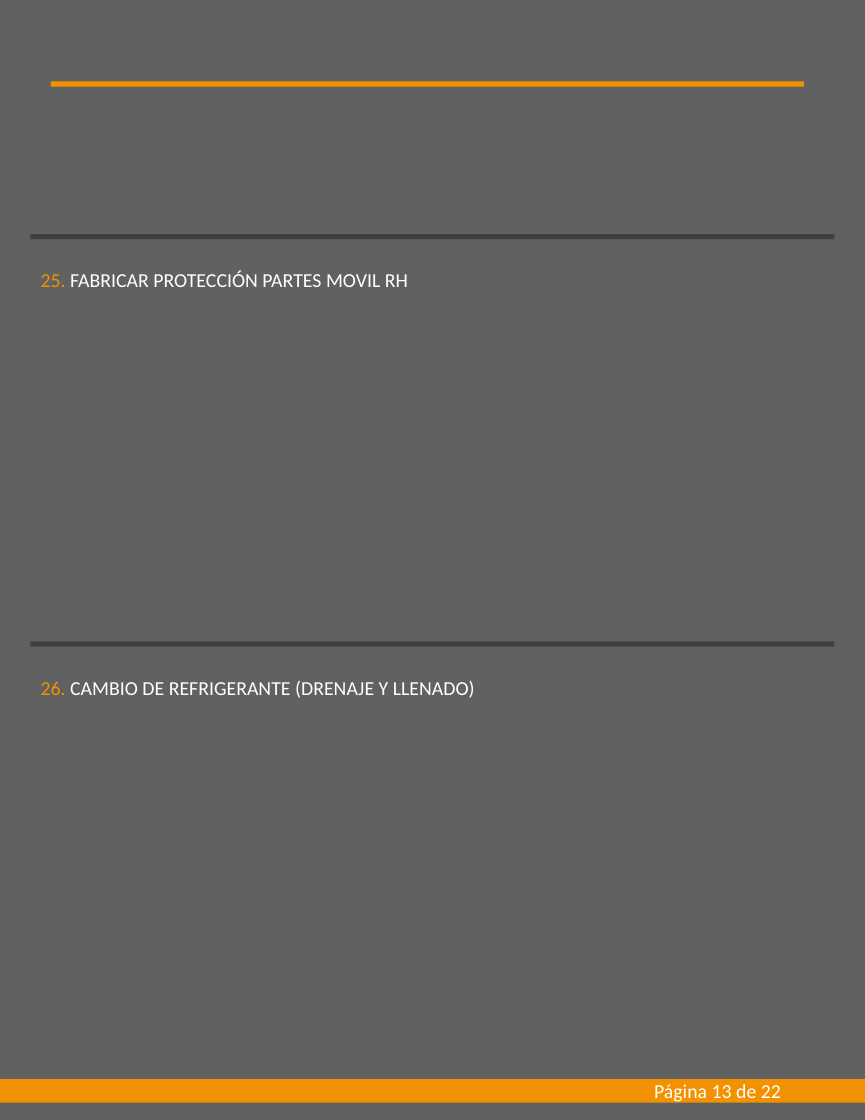
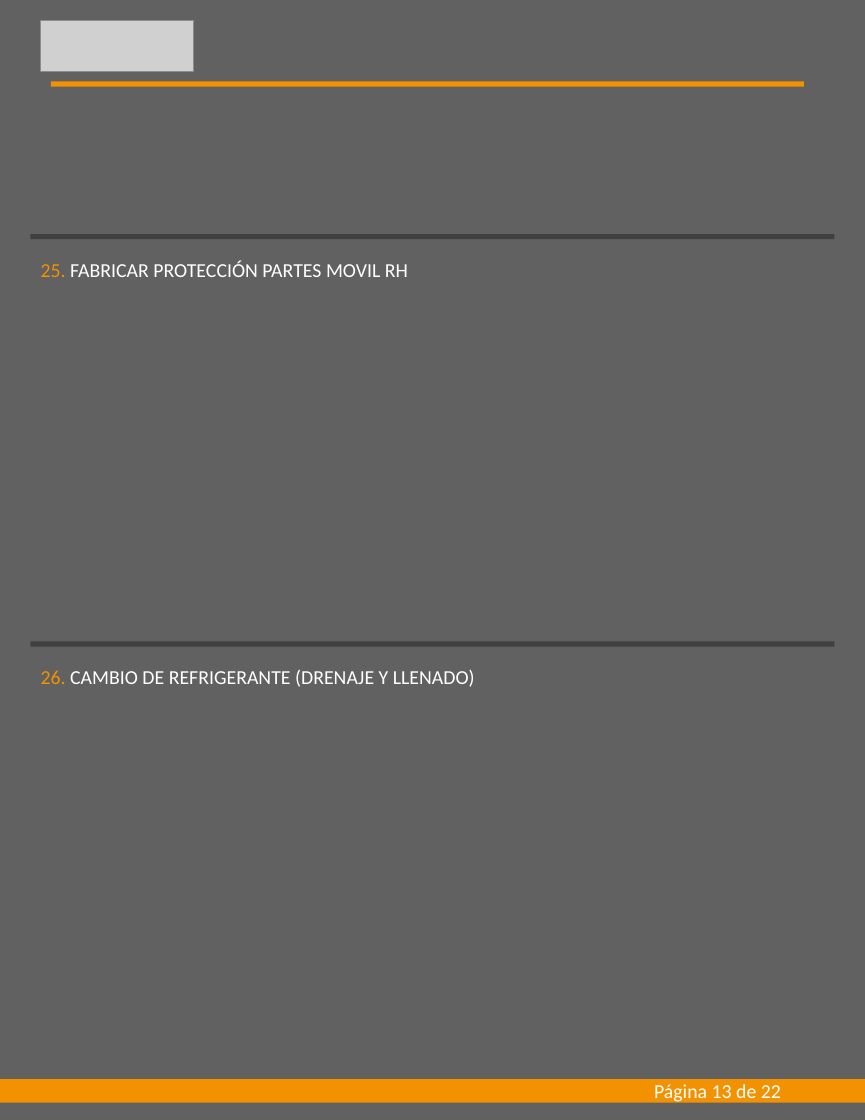
Before and after one commit to AlexanderMaverick/automated-report-excel-to-ppt, a slide deck: slide 13 of assets/archivo.pptx. Drawn at 865x1120 pixels with LibreOffice and Linux fonts; fonts in the diff are those of the drawing; grey boxes stand for pictures. Boxes give left, top, right and bottom in pixels: in the first picture for what was removed or moved away, otherwise in the second. Text is boxed around its words. In the diff, an @@ line names an element or a change of style, - is before the commit and + after.

```diff
--- a/assets/archivo.pptx
+++ b/assets/archivo.pptx
@@ picture added at (41, 20, 193, 71) @@
@@ text "25. FABRICAR PROTECCIÓN PARTES MOVIL ...": place and size @@
-text "25. FABRICAR PROTECCIÓN PARTES MOVIL ..." at (41, 271, 408, 287)
+text "25. FABRICAR PROTECCIÓN PARTES MOVIL ..." at (41, 261, 408, 277)
@@ text "26. CAMBIO DE REFRIGERANTE (DRENAJE ...": place and size @@
-text "26. CAMBIO DE REFRIGERANTE (DRENAJE ..." at (41, 681, 475, 698)
+text "26. CAMBIO DE REFRIGERANTE (DRENAJE ..." at (41, 670, 475, 687)
```
Also in this commit, not shown: 21 other slides changed, 2 other files.
